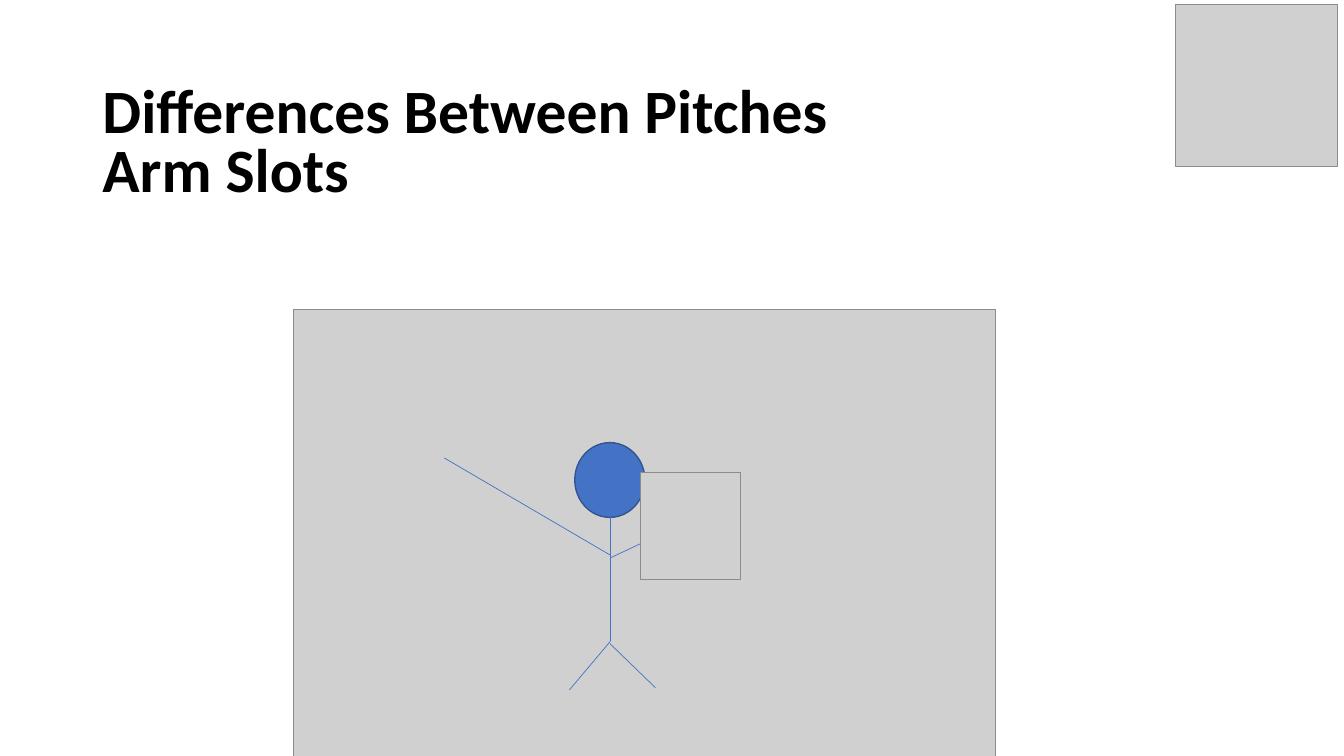
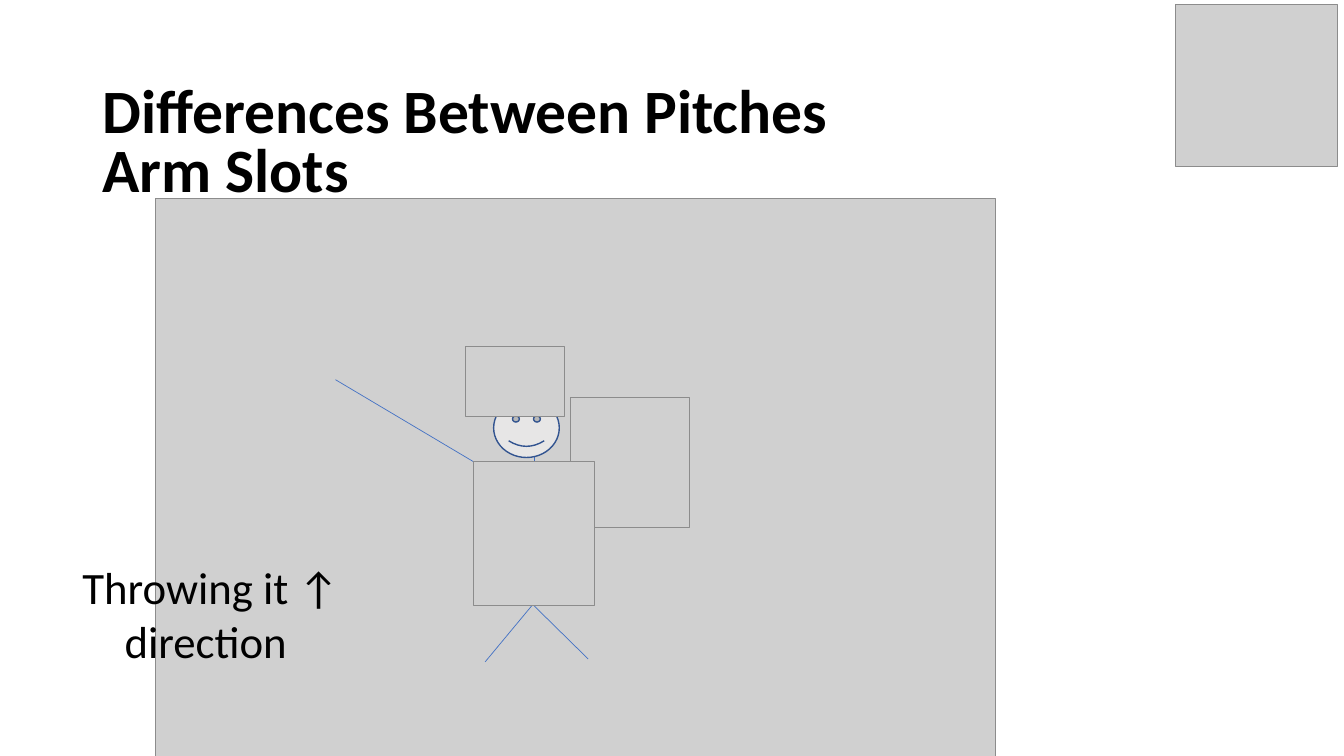
Before and after one commit to billyfryer/Mariners-Projects, a slide deck: slide 10 of Mariners Projects Slides.pptx. Drawn at 1344x756 pixels with LibreOffice and Linux fonts; fonts in the diff are those of the drawing; grey boxes stand for pictures. Boxes give left, top, right and bottom in pixels: in the first picture for what was removed or moved away, otherwise in the second. Text is boxed around its words. In the diff, an @@ line names an element or a change of style, - is before the commit and + after.

Commit message:
Updated Slides

```diff
--- a/Mariners Projects Slides.pptx
+++ b/Mariners Projects Slides.pptx
@@ picture: place and size @@
-picture at bbox=[294, 310, 996, 756]
+picture at bbox=[155, 199, 995, 756]
@@ picture added at bbox=[466, 347, 565, 416] @@
@@ line moved from (610, 555) - (445, 458) to (534, 498) - (336, 380) @@
@@ smiley face added at bbox=[494, 398, 560, 458], fill #E7E6E6, outline #325491 1 pt @@
@@ picture: place and size @@
-picture at bbox=[641, 473, 741, 580]
+picture at bbox=[571, 397, 690, 527]
@@ ellipse removed at bbox=[575, 443, 645, 517] @@
@@ picture added at bbox=[474, 462, 595, 606] @@
@@ line moved from (611, 517) - (611, 641) to (534, 452) - (534, 603) @@
@@ line moved from (611, 558) - (665, 532) to (534, 501) - (600, 470) @@
@@ text added at bbox=[82, 567, 288, 670], 32 pt, text #000000 @@
+Throwing it ↑ direction
@@ line moved from (611, 641) - (570, 691) to (534, 603) - (485, 662) @@
@@ line moved from (655, 688) - (610, 644) to (589, 659) - (534, 606) @@
```
